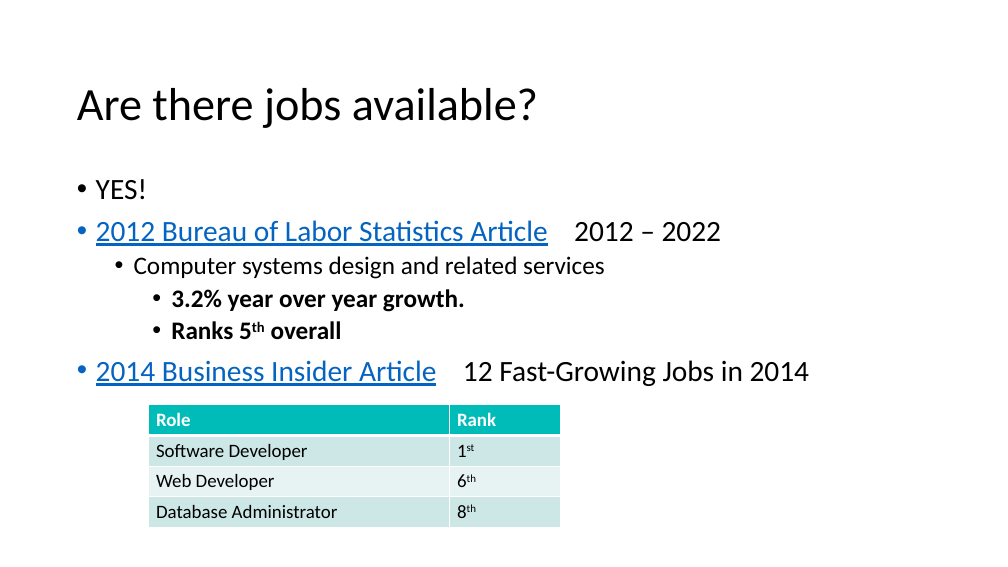
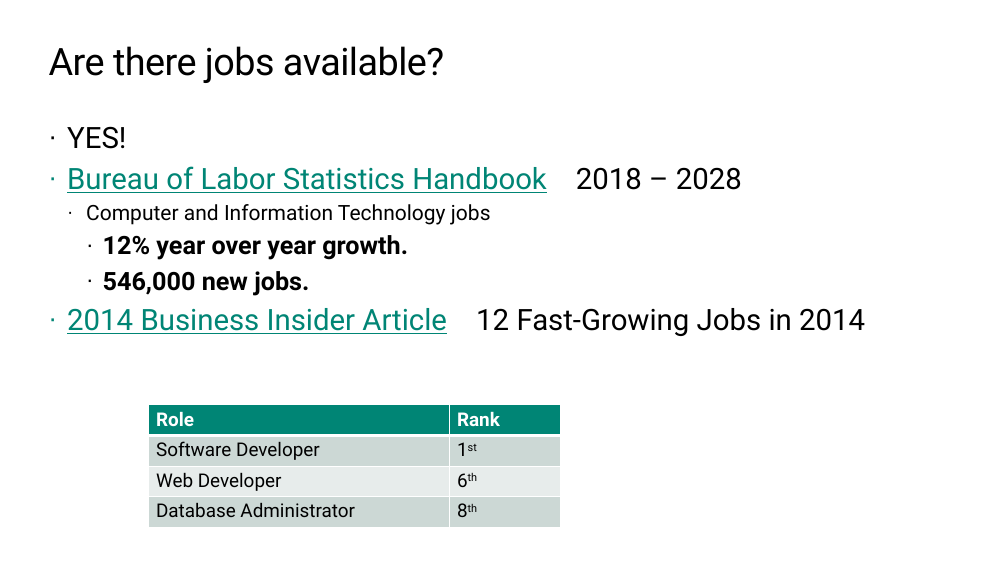
Before and after one commit to TEALSK12/apcsa-public, a slide deck: slide 7 of curriculum/Unit1/Unit1.pptx (slide 5 before the commit). Drawn at 1008x567 pixels with LibreOffice and Linux fonts; fonts in the diff are those of the drawing; background and template pictures are left out. Boxes give left, top, right and bottom in pixels: in the first picture for what was removed or moved away, otherwise in the second. Text is boxed around its words. In the diff, an @@ line names an element or a change of style, - is before the commit and + after.

```diff
--- a/curriculum/Unit1/Unit1.pptx
+++ b/curriculum/Unit1/Unit1.pptx
@@ title "Are there jobs available?": place and size @@
-title "Are there jobs available?" at box(77, 88, 538, 128)
+title "Are there jobs available?" at box(49, 46, 444, 83)
@@ title "Are there jobs available?" at box(49, 46, 444, 83): size 44 to 36 pt, font Calibri to Roboto, letter spacing 0 to -0.5 pt; line spacing 0.9 to 1; vertical alignment middle to top @@
@@ text "YES!": place and size @@
-text "YES!" at box(96, 179, 810, 386)
+text "YES!" at box(67, 126, 865, 336)
@@ text at box(67, 126, 865, 336): font Calibri to Roboto in "YES!", "2014 Business Insider Article 12 Fast-Growing Jobs ..."; text colour #0563C1 to #008575 in "2014 Business Insider Article"; bullet • to ·; line spacing 0.9 to 1; less space between paragraphs @@
@@ text at box(67, 166, 742, 296): text changed; size 24 to 28 pt; font Calibri to Roboto @@
-• 2012 Bureau of Labor Statistics Article 2012 – 2022
-  • Computer systems design and related services
-    • 3.2% year over year growth.
-    • Ranks 5th overall
+· Bureau of Labor Statistics Handbook 2018 – 2028
+  · Computer and Information Technology jobs
+    · 12% year over year growth.
+    · 546,000 new jobs.
@@ table at box(148, 405, 560, 527) @@
@@ fill #00BCB9 to #008575 in row 1 @@
@@ fill #CCE7E6 to #CCD9D6 in 4 cells @@
@@ fill #E7F3F3 to #E7EDEC in row 3 @@
@@ font Calibri to Roboto @@
```
Also in this commit, not shown: 64 other slides changed, 24 slides added, 13 slides removed.
